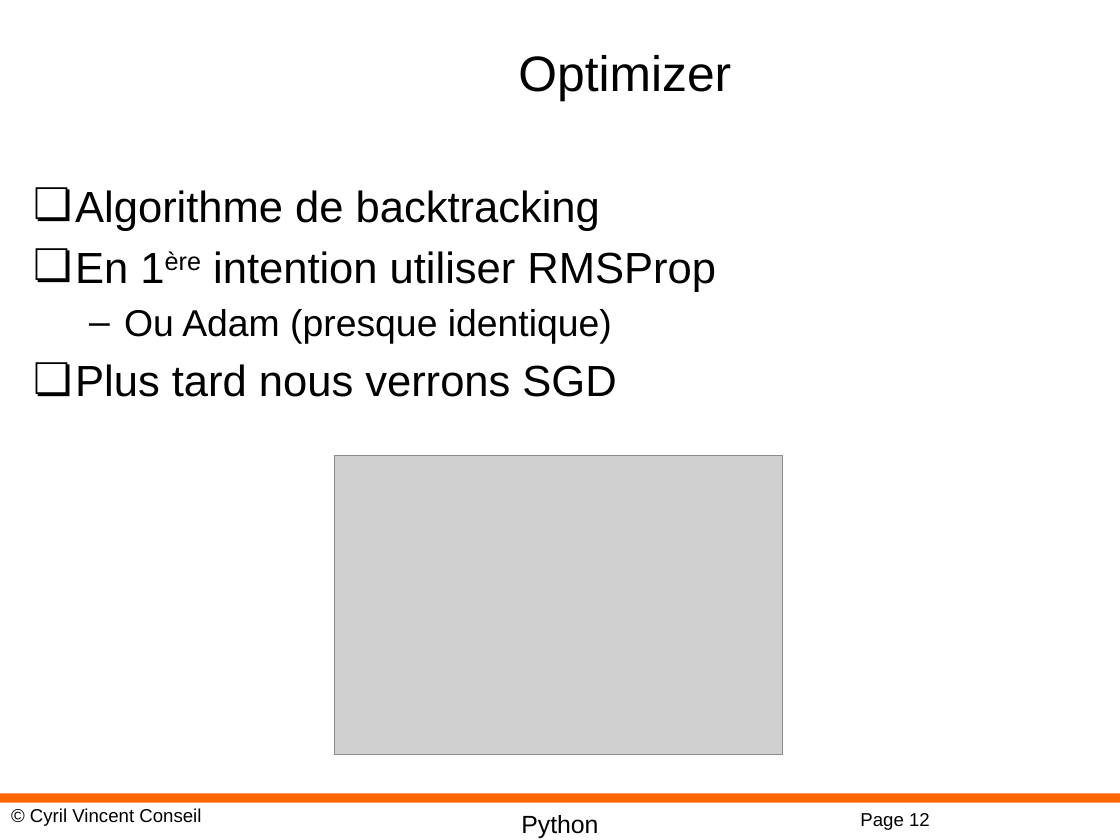
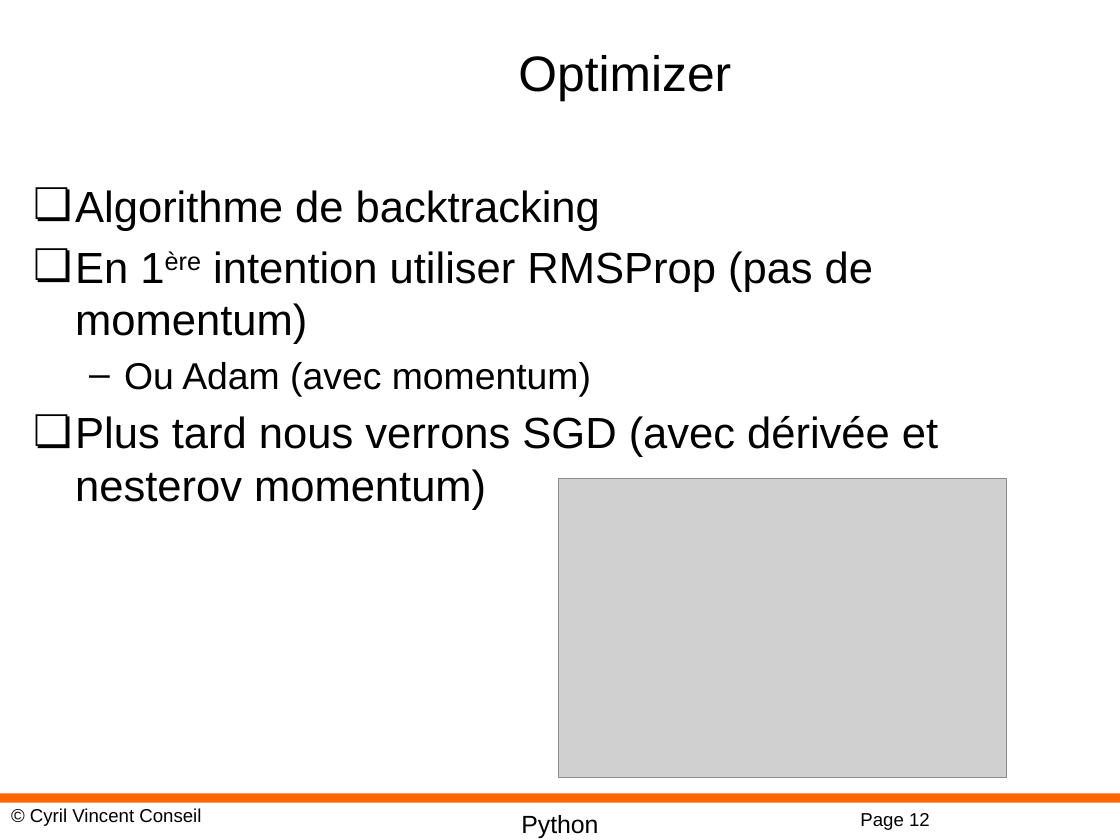
Before and after one commit to cyrilvincent/DL, a slide deck: slide 12 of PPT/DeepLearning09-Keras.pptx. Drawn at 1120x840 pixels with LibreOffice and Linux fonts; fonts in the diff are those of the drawing; grey boxes stand for pictures; background and template pictures are left out. Boxes give left, top, right and bottom in pixels: in the first picture for what was removed or moved away, otherwise in the second. Text is boxed around its words. In the diff, an @@ line names an element or a change of style, - is before the commit and + after.

```diff
--- a/PPT/DeepLearning09-Keras.pptx
+++ b/PPT/DeepLearning09-Keras.pptx
@@ text at [75,251,938,510]: text changed @@
-❏ En 1ère intention utiliser RMSProp
-  – Ou Adam (presque identique)
-❏ Plus tard nous verrons SGD
+❏ En 1ère intention utiliser RMSProp (pas de momentum)
+  – Ou Adam (avec momentum)
+❏ Plus tard nous verrons SGD (avec dérivée et nesterov momentum)
@@ picture: place and size @@
-picture at [335,455,783,754]
+picture at [559,478,1007,777]
```
Also in this commit, not shown: 1 other slide changed, 1 slide added, 1 slide removed, 5 other files.
